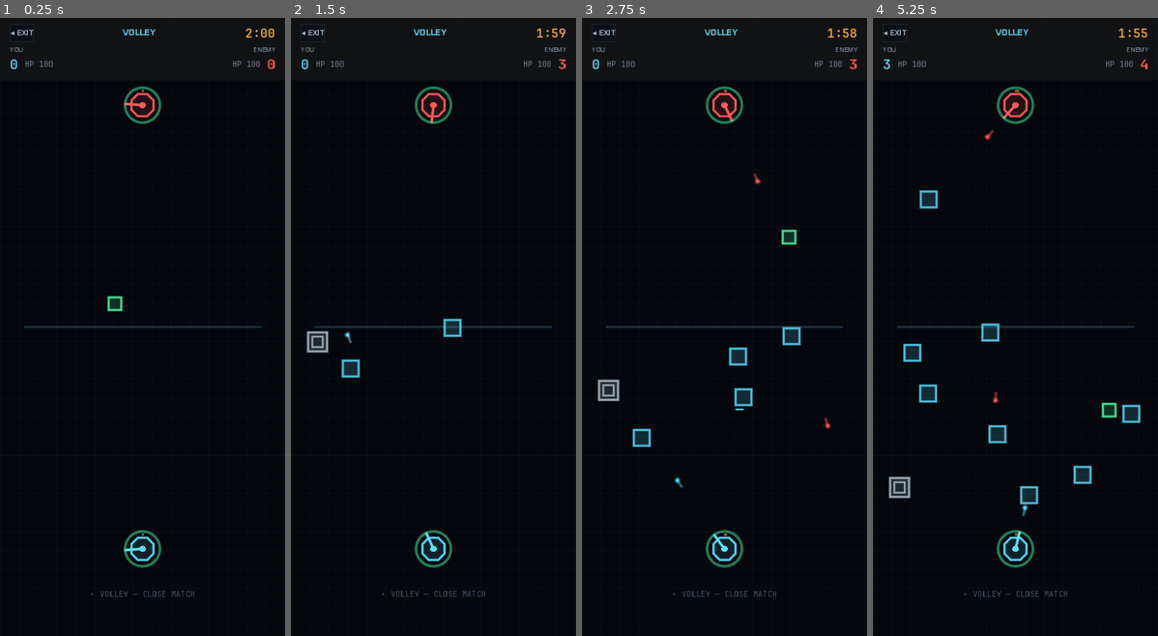
Above: before the commit, frames 1-4 (left to right).
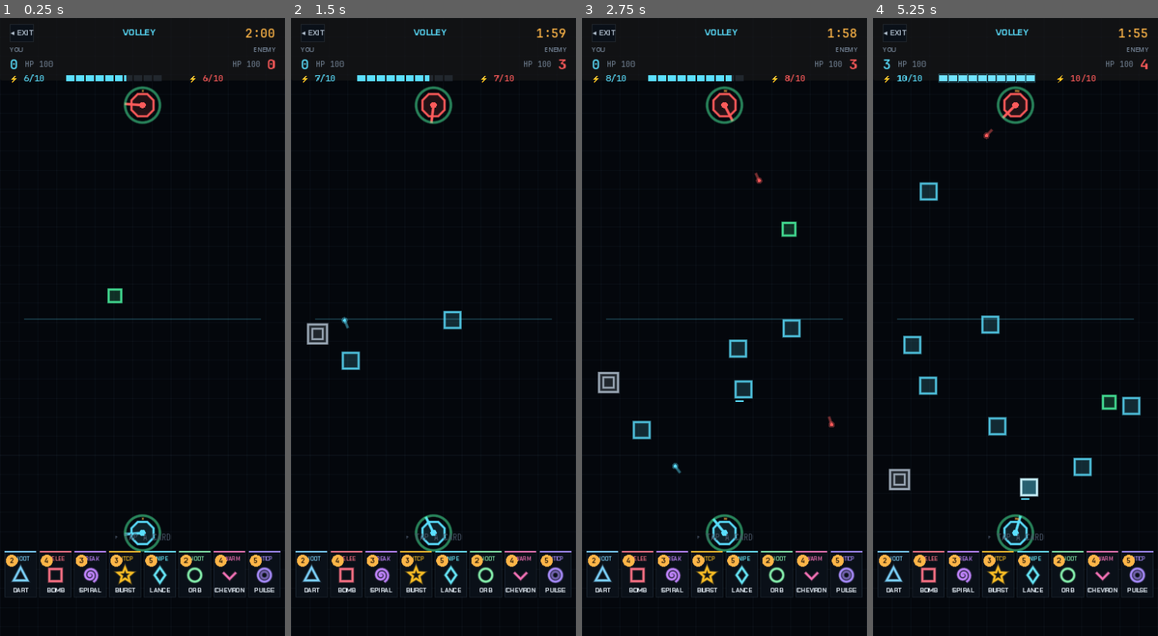
Above: after the commit, the same moments.

Repository: Catalyst86/battle-vector
Game: Godot game, scene res://scenes/match/volley/match_volley.tscn
The game is run twice, just before and just after one commit, with the same random seed, the same clock (stepped at 60 frames per second) and the same inputs. This scene is started directly instead of the project's main scene.
Inputs (mouse positions are in pixels of both pictures, inside the frame that each line leads up to):
- Up to frame 1 (0.25 s): no input
- Up to frame 2 (1.5 s): tap A at 0.5, 1.25 s; move the mouse to (496, 296) at 0.52 s; click (496, 296) at 0.67 s; move the mouse to (376, 357) at 1.27 s; click (376, 357) at 1.42 s
- Up to frame 3 (2.75 s): tap A at 2 s; move the mouse to (753, 191) at 2.02 s; click (753, 191) at 2.17 s
- Up to frame 4 (5.25 s): tap A at 2.75, 3.5, 4.25 s; move the mouse to (1001, 450) at 2.77 s; click (1001, 450) at 2.92 s; move the mouse to (1101, 419) at 3.52 s; click (1101, 419) at 3.67 s; move the mouse to (930, 234) at 4.27 s; click (930, 234) at 4.42 s; move the mouse to (1029, 327) at 5.02 s; click (1029, 327) at 5.17 s

The runs differ from the first frame. In frame 1, 4.1% of the frame differs, in the area x 1-99%, y 9-94%; in frame 2, 4.7%; in frame 3, 5.4%; in frame 4, 6.5%.

Commit message:
feat(volley): card hand + mana system in match HUD
Volley mode now draws the player's real PlayerDeck hand, regenerates mana
at the classic rate, and deploys units on tap within the player's half.
HUD layout adjusted — field shrunk to y=80–680 so the hand sits under
the player gun without overlap. ManaBar + labels appear under the top
strip for parity with classic mode.

Bot mana label currently mirrors the player's value as a placeholder;
real enemy mana will land with the BotState port (Session A item 3).

Diff:
--- a/vector/scenes/match/volley/match_volley.tscn
+++ b/vector/scenes/match/volley/match_volley.tscn
@@ -1,9 +1,11 @@
-[gd_scene load_steps=5 format=3]
+[gd_scene load_steps=7 format=3]
 
 [ext_resource type="Script" path="res://scripts/match/volley/match_volley.gd" id="1"]
 [ext_resource type="Script" path="res://scripts/match/volley/square_spawner.gd" id="2"]
 [ext_resource type="PackedScene" path="res://scenes/match/game_over.tscn" id="3"]
 [ext_resource type="Script" path="res://scripts/ui/tactical/grid_bg.gd" id="4"]
+[ext_resource type="PackedScene" path="res://scenes/ui/card_hand.tscn" id="5"]
+[ext_resource type="PackedScene" path="res://scenes/ui/mana_bar.tscn" id="6"]
 
 [node name="MatchVolley" type="Node2D"]
 script = ExtResource("1")
@@ -27,9 +29,9 @@
 [node name="Midline" type="ColorRect" parent="Field"]
 unique_name_in_owner = true
 offset_left = 30.0
-offset_top = 389.0
+offset_top = 379.0
 offset_right = 330.0
-offset_bottom = 391.0
+offset_bottom = 381.0
 color = Color(0.357, 0.878, 1, 0.2)
 mouse_filter = 2
 
@@ -145,15 +147,50 @@
 theme_override_font_sizes/font_size = 18
 text = "0"
 
+[node name="ManaRow" type="HBoxContainer" parent="HUD"]
+offset_left = 12.0
+offset_top = 68.0
+offset_right = 348.0
+offset_bottom = 84.0
+theme_override_constants/separation = 8
+
+[node name="ManaLabel" type="Label" parent="HUD/ManaRow"]
+unique_name_in_owner = true
+layout_mode = 2
+custom_minimum_size = Vector2(64, 0)
+theme_override_font_sizes/font_size = 11
+text = "⚡ 6/10"
+
+[node name="ManaBar" parent="HUD/ManaRow" instance=ExtResource("6")]
+unique_name_in_owner = true
+layout_mode = 2
+custom_minimum_size = Vector2(180, 10)
+size_flags_vertical = 4
+
+[node name="EnemyManaLabel" type="Label" parent="HUD/ManaRow"]
+unique_name_in_owner = true
+layout_mode = 2
+custom_minimum_size = Vector2(70, 0)
+theme_override_font_sizes/font_size = 11
+text = "⚡ 6/10"
+horizontal_alignment = 2
+
 [node name="HintLabel" type="Label" parent="HUD"]
 unique_name_in_owner = true
 offset_left = 12.0
-offset_top = 720.0
+offset_top = 648.0
 offset_right = 348.0
-offset_bottom = 740.0
+offset_bottom = 666.0
 theme_override_font_sizes/font_size = 10
-text = "▸ AUTO GUN ENGAGED"
+text = "▸ TAP A CARD"
 horizontal_alignment = 1
+
+[node name="Hand" parent="HUD" instance=ExtResource("5")]
+unique_name_in_owner = true
+offset_left = 0.0
+offset_top = 670.0
+offset_right = 360.0
+offset_bottom = 728.0
 
 [node name="Overlay" type="CanvasLayer" parent="."]
 layer = 50
--- a/vector/scripts/match/volley/match_volley.gd
+++ b/vector/scripts/match/volley/match_volley.gd
@@ -8,6 +8,8 @@
 
 const SQUARE_SCENE: PackedScene = preload("res://scenes/match/volley/square.tscn")
 const GUN_SCENE: PackedScene = preload("res://scenes/match/volley/gun.tscn")
+const UNIT_SCENE: PackedScene = preload("res://scenes/match/unit.tscn")
+const SCOUT_CARD: CardData = preload("res://data/cards/_scout.tres")
 
 @onready var field: Node2D = $Field
 @onready var spawner: SquareSpawner = $Field/SquareSpawner
@@ -21,12 +23,23 @@
 @onready var hint_label: Label = %HintLabel
 @onready var game_over: GameOverOverlay = %GameOver
 @onready var midline: ColorRect = %Midline
+@onready var hand: CardHand = %Hand
+@onready var mana_bar: ManaBar = %ManaBar
+@onready var mana_label: Label = %ManaLabel
+@onready var enemy_mana_label: Label = %EnemyManaLabel
 
 const MATCH_SECONDS: float = 120.0
 const OVERTIME_SECONDS: float = 60.0
 const OT_MARGIN: int = 10  # overtime ends when a side leads by this many
 const FIELD_TOP: float = 80.0
-const FIELD_BOTTOM: float = 700.0
+const FIELD_BOTTOM: float = 680.0
+const MIDLINE_Y: float = 380.0
+## Mana economy — matches classic 1V1 defaults. Tuned later if needed.
+const MANA_MAX: int = 10
+const MANA_START: float = 6.0
+const MANA_REGEN_PER_SEC: float = 1.0
+## Delay before the same card can be deployed again, keeps one-card spam at bay.
+const DEPLOY_COOLDOWN: float = 0.4
 
 var phase: Phase = Phase.MATCH
 var _time_left: float = MATCH_SECONDS
@@ -34,10 +47,15 @@
 var _enemy_score: int = 0
 var _player_gun: Gun
 var _enemy_gun: Gun
+var _deck: Array[CardData] = []
+var _selected: CardData = null
+var _mana: float = MANA_START
 
 func _ready() -> void:
 	add_to_group("match")
 	get_tree().paused = false
+	if UnitRegistry != null:
+		UnitRegistry.clear()
 	MusicPlayer.play(&"match", 0.8)
 	back_btn.pressed.connect(func():
 		SfxBank.play_ui(&"ui_back")
@@ -47,6 +65,7 @@
 		get_tree().paused = false
 		Router.goto("res://scenes/match/volley/match_volley.tscn"))
 	_spawn_guns()
+	_setup_hand()
 	_apply_hud_style()
 	_refresh_hud()
 	SfxBank.play(&"match_start")
@@ -81,10 +100,22 @@
 	_player_gun = _player_guns[0]
 	_enemy_gun = _enemy_guns[0]
 	spawner.square_spawned.connect(_on_square_spawned)
-	spawner.spawn_y = 390.0
+	spawner.spawn_y = MIDLINE_Y
 	# More targets for 2V2 — boost spawn rate.
 	if _team_size >= 2:
 		spawner.spawn_interval = 0.22
+
+func _setup_hand() -> void:
+	# Use the player's real deck. Tutorial mode doesn't apply in Volley (MVP).
+	if PlayerDeck != null and not PlayerDeck.cards.is_empty():
+		_deck = PlayerDeck.cards
+	else:
+		_deck = []
+	hand.deck = _deck
+	hand.build()
+	hand.set_interactive(true)
+	hand.card_selected.connect(_on_card_selected)
+	hand.set_affordability(int(_mana))
 
 func _gun_positions(count: int, y: float) -> Array:
 	# Single gun sits centre; duo splits left/right of centre.
@@ -107,6 +138,14 @@
 	enemy_hp_label.add_theme_color_override("font_color", Palette.UI_TEXT_2)
 	hint_label.add_theme_font_override("font", Palette.FONT_MONO)
 	hint_label.add_theme_color_override("font_color", Palette.UI_TEXT_3)
+	mana_label.add_theme_font_override("font", Palette.FONT_MONO_BOLD)
+	mana_label.add_theme_color_override("font_color", Palette.UI_CYAN)
+	enemy_mana_label.add_theme_font_override("font", Palette.FONT_MONO_BOLD)
+	enemy_mana_label.add_theme_color_override("font_color", Palette.UI_RED)
+	if mana_bar is ManaBar:
+		(mana_bar as ManaBar).pip_color = Palette.UI_CYAN
+		(mana_bar as ManaBar).dim_color = Palette.UI_LINE_2
+		mana_bar.queue_redraw()
 	var exit_sb := StyleBoxFlat.new()
 	exit_sb.bg_color = Palette.UI_BG_1
 	exit_sb.border_color = Palette.UI_LINE_2
@@ -133,6 +172,8 @@
 func _process(delta: float) -> void:
 	if phase == Phase.OVER:
 		return
+	# Mana regen — matches classic rate so deck-builders transfer feel.
+	_mana = minf(_mana + MANA_REGEN_PER_SEC * delta, float(MANA_MAX))
 	_time_left -= delta
 	# Escape check — a square that exits the opposing team's side without
 	# being killed credits THIS team. ("Your defenders slipped one past
@@ -151,6 +192,77 @@
 	if _time_left <= 0.0:
 		_advance_phase()
 
+func _unhandled_input(event: InputEvent) -> void:
+	if phase == Phase.OVER:
+		return
+	if not (event is InputEventMouseButton):
+		return
+	var m := event as InputEventMouseButton
+	if not (m.pressed and m.button_index == MOUSE_BUTTON_LEFT):
+		return
+	if _selected != null:
+		_try_deploy(m.position)
+
+func _on_card_selected(card: CardData) -> void:
+	_selected = card
+	_update_hint()
+
+## Pay mana + spawn a unit on the player's half. Rejects clicks on the
+## enemy's half (past midline) and silently no-ops if the player can't
+## afford the selected card — classic mode behaves the same.
+func _try_deploy(screen: Vector2) -> void:
+	if _selected == null:
+		return
+	if _selected.cost > int(_mana):
+		return
+	# Deploy bounds: player half only (below midline). Small margin at top/
+	# bottom so units don't spawn inside the gun or off-screen.
+	if screen.y < MIDLINE_Y + 10.0:
+		return
+	if screen.y > FIELD_BOTTOM - 10.0:
+		return
+	if screen.x < 20.0 or screen.x > 340.0:
+		return
+	_mana -= float(_selected.cost)
+	var deployed := _selected
+	SfxBank.play_event(deployed, &"deploy")
+	PlayerProfile.buzz(25)
+	_spawn_unit(deployed, screen, false)
+	_refresh_hud()
+	hand.deselect()
+	hand.trigger_cooldown(deployed, DEPLOY_COOLDOWN)
+	_selected = null
+	_update_hint()
+
+func _spawn_unit(c: CardData, at_world: Vector2, enemy: bool) -> void:
+	if c == null:
+		return
+	if c.role == CardData.Role.SWARM:
+		var n: int = maxi(1, c.swarm_count)
+		for i in range(n):
+			var offset := Vector2(randf_range(-18.0, 18.0), randf_range(-8.0, 8.0))
+			_spawn_single(SCOUT_CARD, at_world + offset, enemy)
+		return
+	_spawn_single(c, at_world, enemy)
+
+func _spawn_single(c: CardData, at_world: Vector2, enemy: bool) -> void:
+	var u := UNIT_SCENE.instantiate()
+	u.card = c
+	u.is_enemy = enemy
+	field.add_child(u)
+	u.spawn_at(at_world)
+
+func _update_hint() -> void:
+	if phase == Phase.OVER:
+		hint_label.text = ""
+		return
+	if _selected == null:
+		hint_label.text = "▸ TAP A CARD"
+	elif _selected.cost > int(_mana):
+		hint_label.text = "NEED %d MANA — TAP CARD TO CANCEL" % _selected.cost
+	else:
+		hint_label.text = "▼ TAP YOUR SIDE TO DEPLOY ▼"
+
 func _award_from_escape(sq: Square) -> int:
 	# Grab the square's intended score directly from its tier stats table.
 	# Keep parity with destruction points.
@@ -220,13 +332,25 @@
 		if is_instance_valid(g): e_hp += int(g.hp)
 	player_hp_label.text = "HP %d" % p_hp
 	enemy_hp_label.text = "HP %d" % e_hp
+	# Mana — player's live value + the bot's tracked mana (driven by bot
+	# deploy loop once it lands; for Item 1 this mirrors the player's rate
+	# as a placeholder so the HUD doesn't read 0/10 the whole match).
+	mana_bar.set_value(_mana, MANA_MAX)
+	mana_label.text = "⚡ %d/%d" % [int(_mana), MANA_MAX]
+	enemy_mana_label.text = "⚡ %d/%d" % [int(_mana), MANA_MAX]
+	hand.set_affordability(int(_mana))
 	if phase == Phase.OVERTIME:
 		hint_label.text = "▸ OVERTIME — LEAD BY %d TO WIN" % OT_MARGIN
-	elif _time_left <= 10.0:
+	elif _time_left <= 10.0 and _selected == null:
 		hint_label.text = "▸ FINAL SECONDS"
-	elif _player_score > _enemy_score + 20:
-		hint_label.text = "▸ HOLD THE LINE"
-	elif _player_score < _enemy_score - 20:
-		hint_label.text = "▸ PRESS HARDER — YOU'RE BEHIND"
-	else:
-		hint_label.text = "▸ VOLLEY — CLOSE MATCH"
+	elif _selected == null:
+		if _player_score > _enemy_score + 20:
+			hint_label.text = "▸ HOLD THE LINE"
+		elif _player_score < _enemy_score - 20:
+			hint_label.text = "▸ PRESS HARDER — YOU'RE BEHIND"
+		else:
+			hint_label.text = "▸ TAP A CARD"
+	elif _selected != null and _selected.cost > int(_mana):
+		hint_label.text = "NEED %d MANA — TAP CARD TO CANCEL" % _selected.cost
+	else:
+		hint_label.text = "▼ TAP YOUR SIDE TO DEPLOY ▼"
